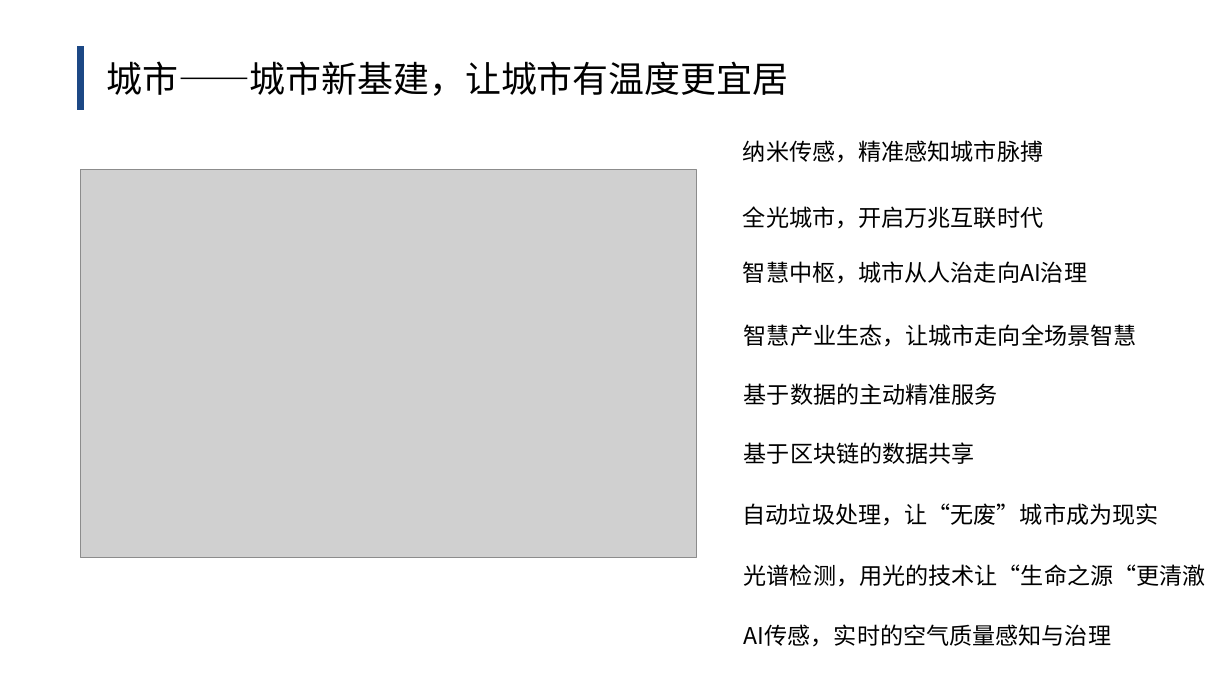
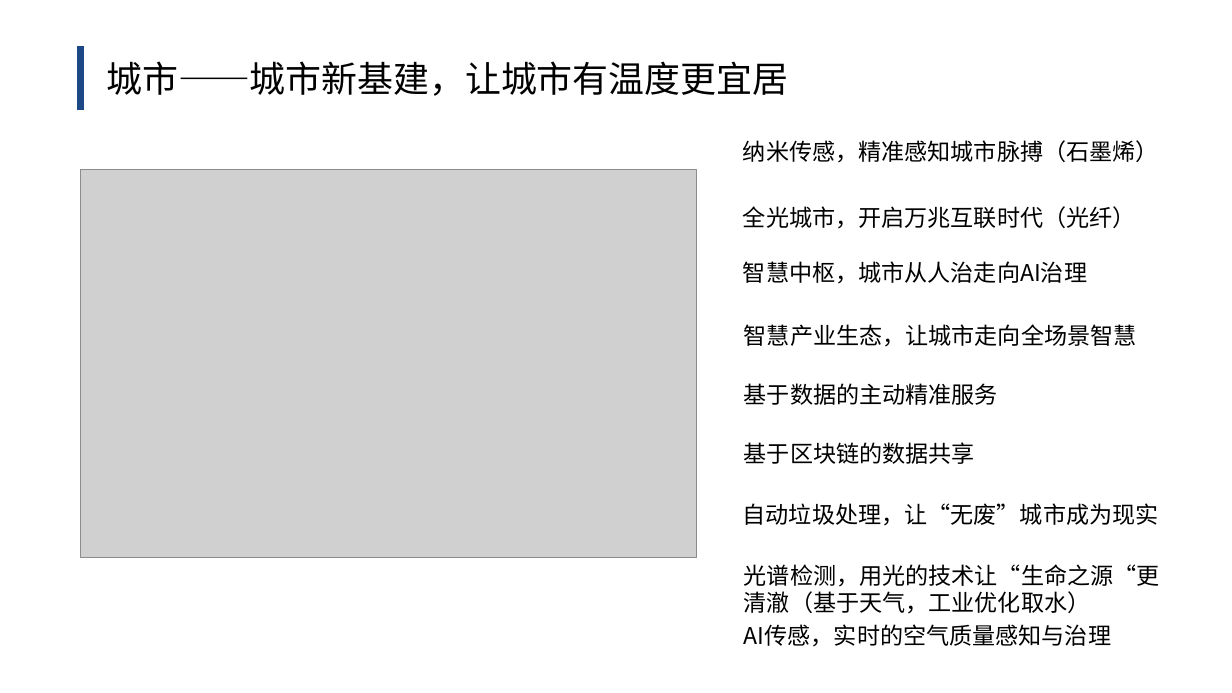
Before and after one commit to daxiongpro/articles, a slide deck: slide 7 of ppt/huawei2030.pptx. Drawn at 1232x693 pixels with LibreOffice and Linux fonts; fonts in the diff are those of the drawing; grey boxes stand for pictures. Boxes give left, top, right and bottom in pixels: in the first picture for what was removed or moved away, otherwise in the second. Text is boxed around its words. In the diff, an @@ line names an element or a change of style, - is before the commit and + after.

```diff
--- a/ppt/huawei2030.pptx
+++ b/ppt/huawei2030.pptx
@@ text at [743,140,1159,163]: text changed @@
-纳米传感，精准感知城市脉搏
+纳米传感，精准感知城市脉搏（石墨烯）
@@ text at [743,206,1136,229]: text changed @@
-全光城市，开启万兆互联时代
+全光城市，开启万兆互联时代（光纤）
@@ text at [744,564,1160,614]: text changed @@
-光谱检测，用光的技术让“生命之源“更清澈
+光谱检测，用光的技术让“生命之源“更清澈（基于天气，工业优化取水）
```
Also in this commit, not shown: 5 other slides changed.
